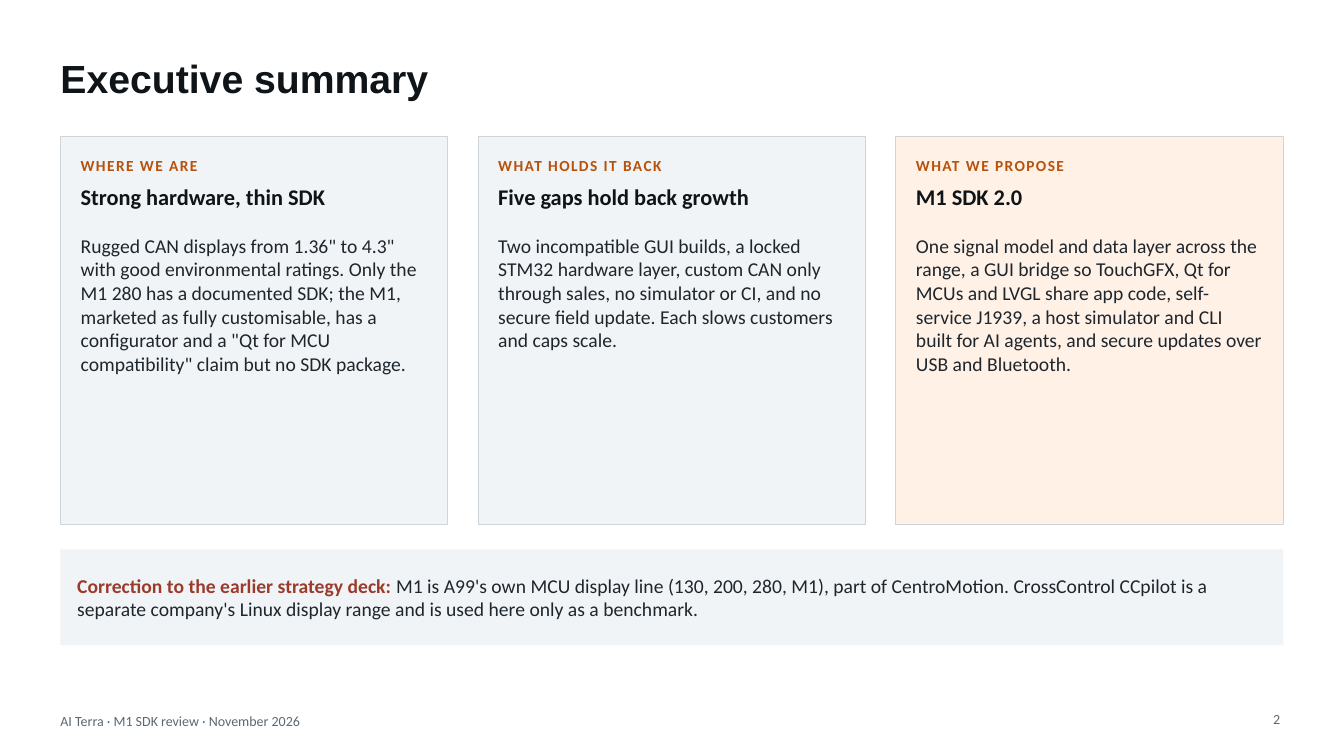
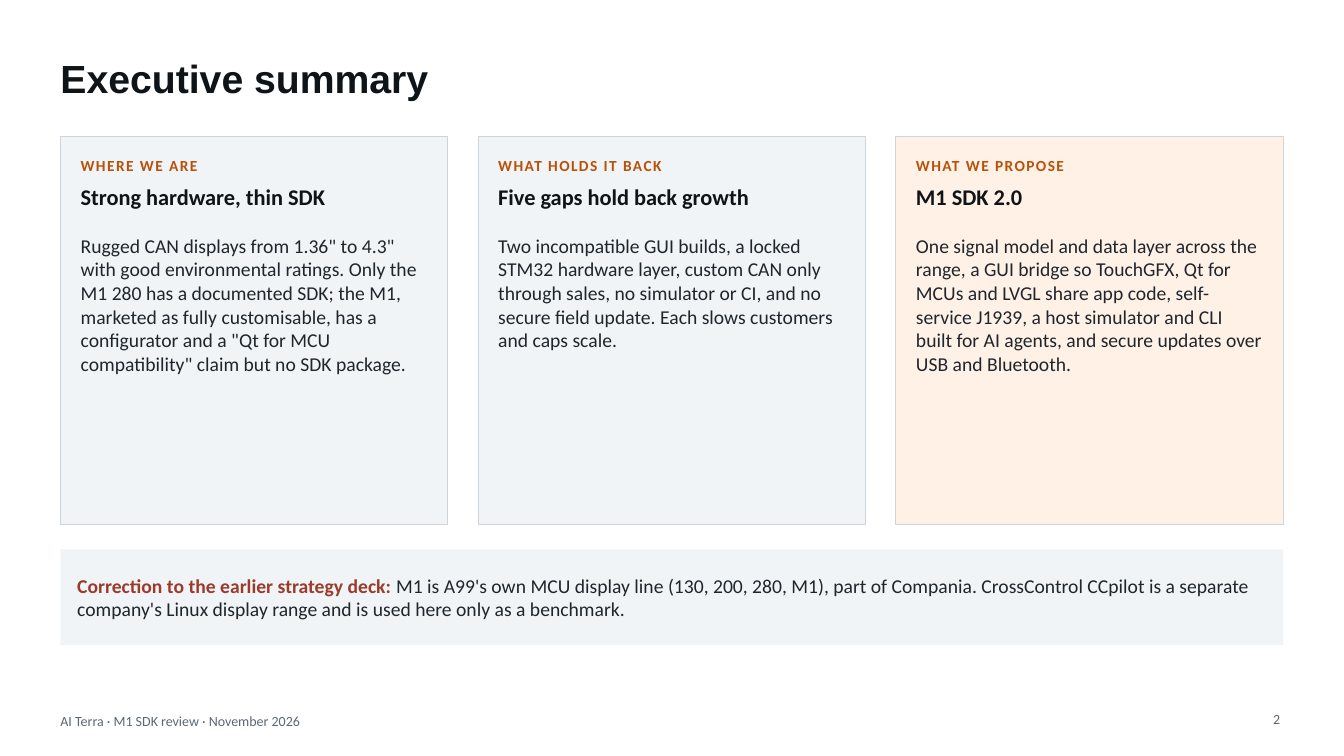
Before and after one commit to Raul-dot-valdez/max, a slide deck: slide 2 of docs/strategy/M1-SDK-review.pptx. Drawn at 1344x756 pixels with LibreOffice and Linux fonts; fonts in the diff are those of the drawing. Boxes give left, top, right and bottom in pixels: in the first picture for what was removed or moved away, otherwise in the second. Text is boxed around its words. In the diff, an @@ line names an element or a change of style, - is before the commit and + after.

```diff
--- a/docs/strategy/M1-SDK-review.pptx
+++ b/docs/strategy/M1-SDK-review.pptx
@@ text in rectangle at [77, 579, 1248, 620]: text changed @@
-Correction to the earlier strategy deck: M1 is A99's own MCU display line (130, 200, 280, M1), part of CentroMotion. CrossControl CCpilot is a separate company's Linux display range and is used here only as a benchmark.
+Correction to the earlier strategy deck: M1 is A99's own MCU display line (130, 200, 280, M1), part of Compania. CrossControl CCpilot is a separate company's Linux display range and is used here only as a benchmark.
```
Also in this commit, not shown: 2 other files.
